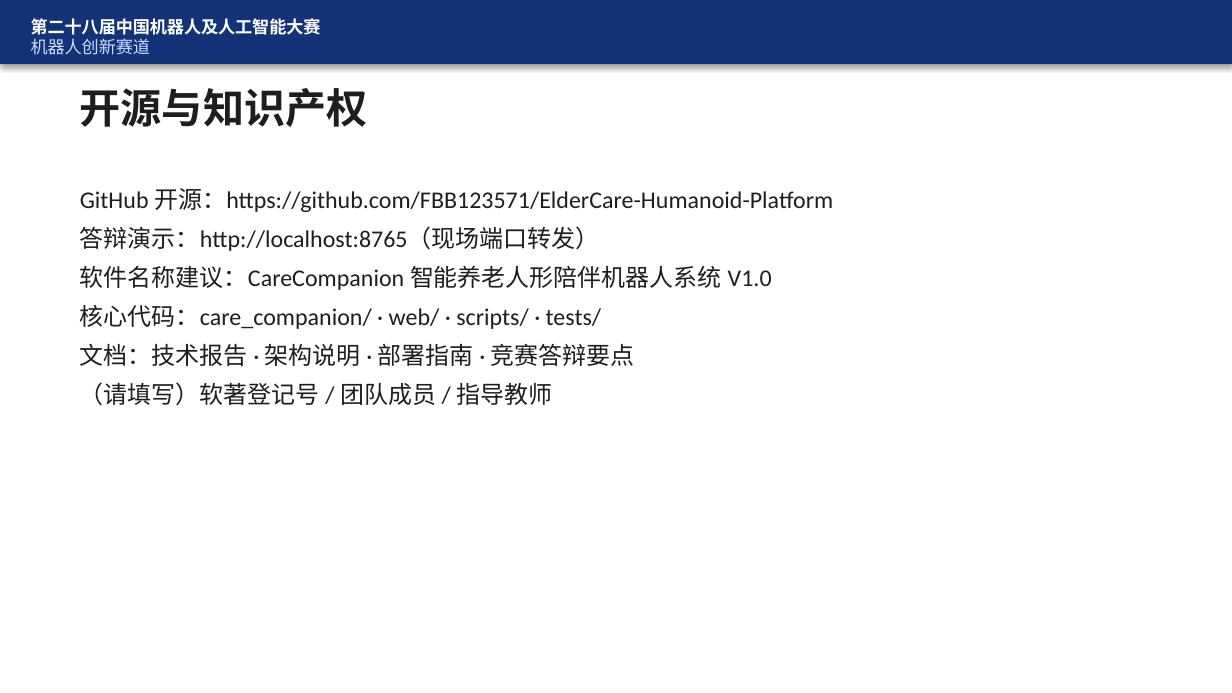
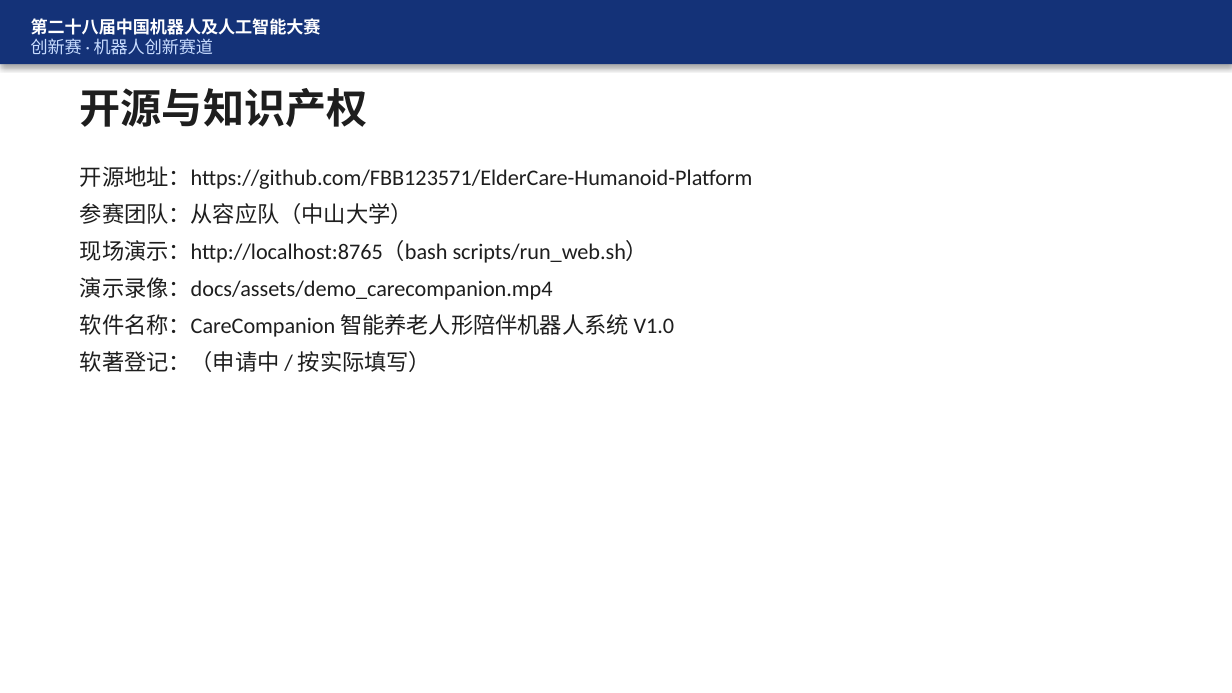
Before and after one commit to FBB123571/ElderCare-Humanoid-Platform, a slide deck: slide 23 of docs/答辩_CareCompanion.pptx (slide 22 before the commit). Drawn at 1232x693 pixels with LibreOffice and Linux fonts; fonts in the diff are those of the drawing. Boxes give left, top, right and bottom in pixels: in the first picture for what was removed or moved away, otherwise in the second. Text is boxed around its words. In the diff, an @@ line names an element or a change of style, - is before the commit and + after.

Commit message:
docs: add CRAIC team info and GitHub QR to defense PPT
Fill cover and entry slides for 从容应队 / SYSU, embed repo QR code,
and sync README with registration IDs.

```diff
--- a/docs/答辩_CareCompanion.pptx
+++ b/docs/答辩_CareCompanion.pptx
@@ text at (31, 38, 213, 55): text changed @@
-机器人创新赛道
+创新赛 · 机器人创新赛道
@@ text at (80, 166, 753, 372): text changed; size 14 to 13 pt @@
-GitHub 开源：https://github.com/FBB123571/ElderCare-Humanoid-Platform
-答辩演示：http://localhost:8765（现场端口转发）
-软件名称建议：CareCompanion 智能养老人形陪伴机器人系统 V1.0
-核心代码：care_companion/ · web/ · scripts/ · tests/
-文档：技术报告 · 架构说明 · 部署指南 · 竞赛答辩要点
-（请填写）软著登记号 / 团队成员 / 指导教师
+开源地址：https://github.com/FBB123571/ElderCare-Humanoid-Platform
+参赛团队：从容应队（中山大学）
+现场演示：http://localhost:8765（bash scripts/run_web.sh）
+演示录像：docs/assets/demo_carecompanion.mp4
+软件名称：CareCompanion 智能养老人形陪伴机器人系统 V1.0
+软著登记：（申请中 / 按实际填写）
```
Also in this commit, not shown: 26 other slides changed, 2 slides added, 4 other files.
